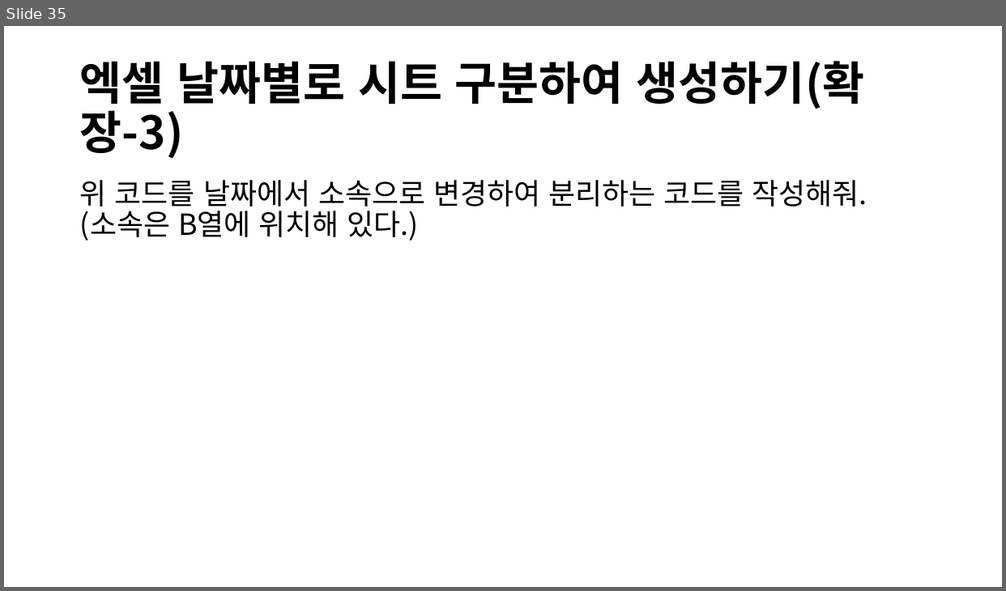
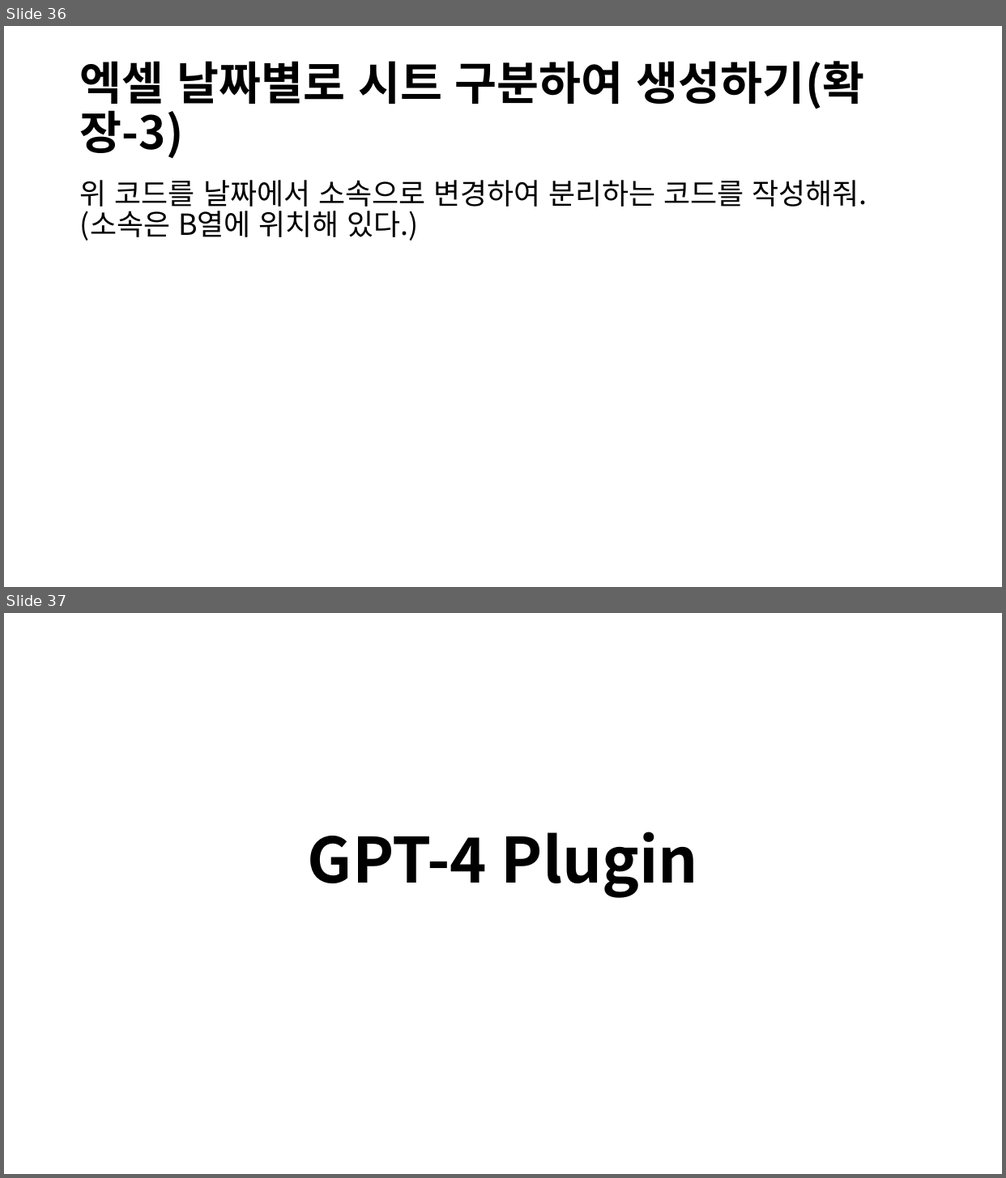
Before and after one commit to lolsaless/Python, a slide deck: 프롬프트 실습.pptx. Shown one above the other, each under a label of ours: slide 35 before the commit, slides 36 and 37 after it. The pictures are 1006x591 and 1006x1178 pixels, drawn with LibreOffice and Linux fonts; fonts in the diff are those of the drawing. Boxes give left, top, right and bottom in pixels: in the first picture for what was removed or moved away, otherwise in the second. Text is boxed around its words. In the diff, an @@ line names an element or a change of style, - is before the commit and + after.

```diff
--- a/프롬프트 실습.pptx
+++ b/프롬프트 실습.pptx
@@ slide 37 added at (4,613,1002,1174), background #FFFFFF @@
@@ title added at (308,832,698,898), 60 pt, text #000000, bold @@
+GPT-4 Plugin
@@ what was slide 35 is now slide 36 @@
```
Also in this commit, not shown: 10 slides changed, 3 other slides added, 8 other files.
